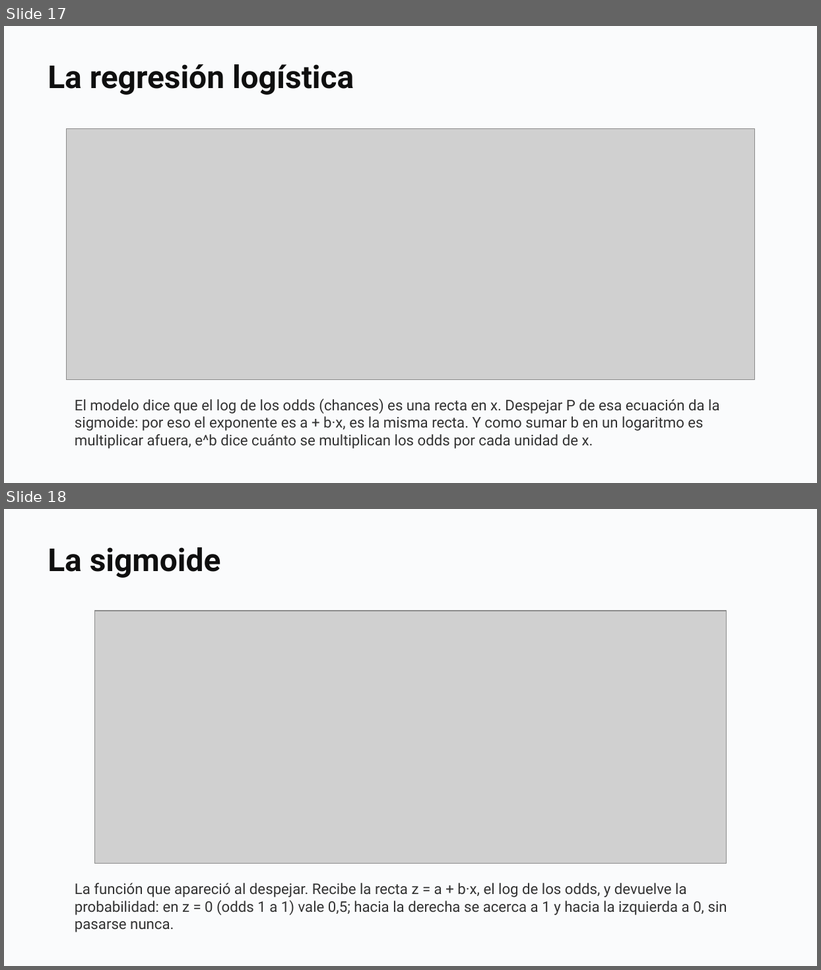
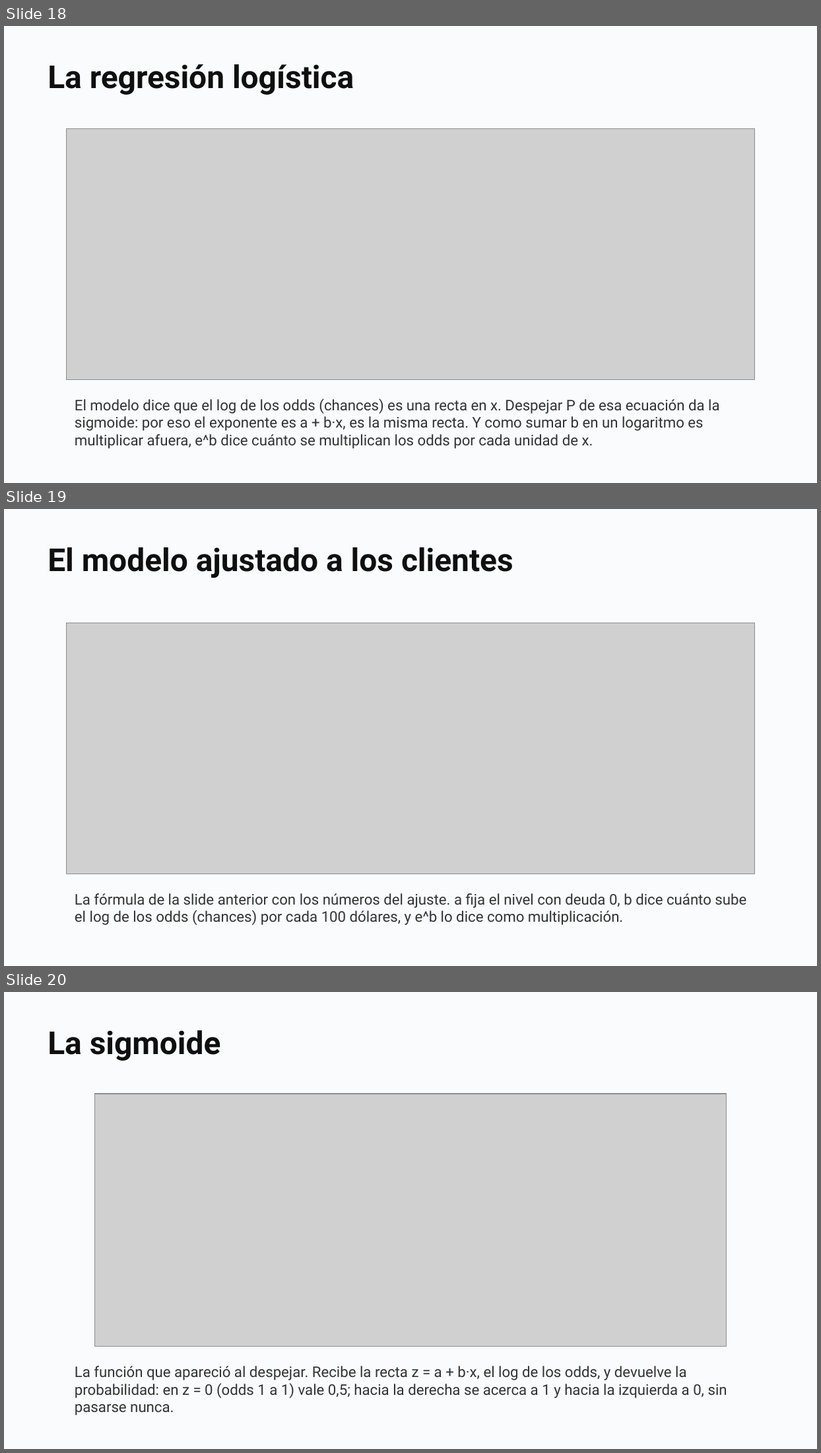
Before and after one commit to daniopitz/diplomado-cdd, a slide deck: presentaciones/clase06_regresion_logistica.pptx. Shown one above the other, each under a label of ours: slides 17 and 18 before the commit, slides 18, 19 and 20 after it. The pictures are 821x970 and 821x1453 pixels, drawn with LibreOffice and Linux fonts; fonts in the diff are those of the drawing; grey boxes stand for pictures. Boxes give left, top, right and bottom in pixels: in the first picture for what was removed or moved away, otherwise in the second. Text is boxed around its words. In the diff, an @@ line names an element or a change of style, - is before the commit and + after.

```diff
--- a/presentaciones/clase06_regresion_logistica.pptx
+++ b/presentaciones/clase06_regresion_logistica.pptx
@@ slide 19 added at bbox=[4, 509, 817, 966], background #FFFFFF @@
@@ rectangle added at bbox=[4, 509, 817, 966], fill #FAFBFC @@
@@ text added at bbox=[48, 547, 514, 578], 28 pt, text #0F0F0F, bold @@
+El modelo ajustado a los clientes
@@ picture added at bbox=[66, 623, 754, 873] @@
@@ text added at bbox=[75, 893, 746, 925], 13 pt, text #333333 @@
+La fórmula de la slide anterior con los números del ajuste. a fija el nivel con deuda 0, b dice cuánto sube el log de los odds (chances) por cada 100 dólares, y e^b lo dice como multiplicación.
@@ what was slide 17 is now slide 18 @@
@@ what was slide 18 is now slide 20 @@
```
Also in this commit, not shown: 3 slides changed, 4 other slides added, 1 other file.
